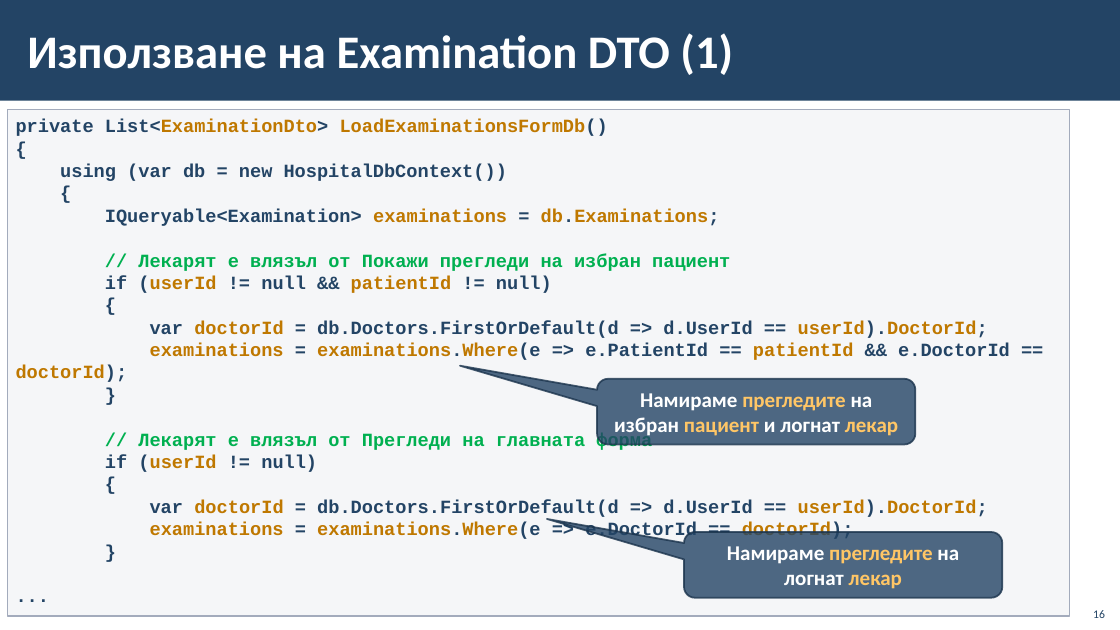
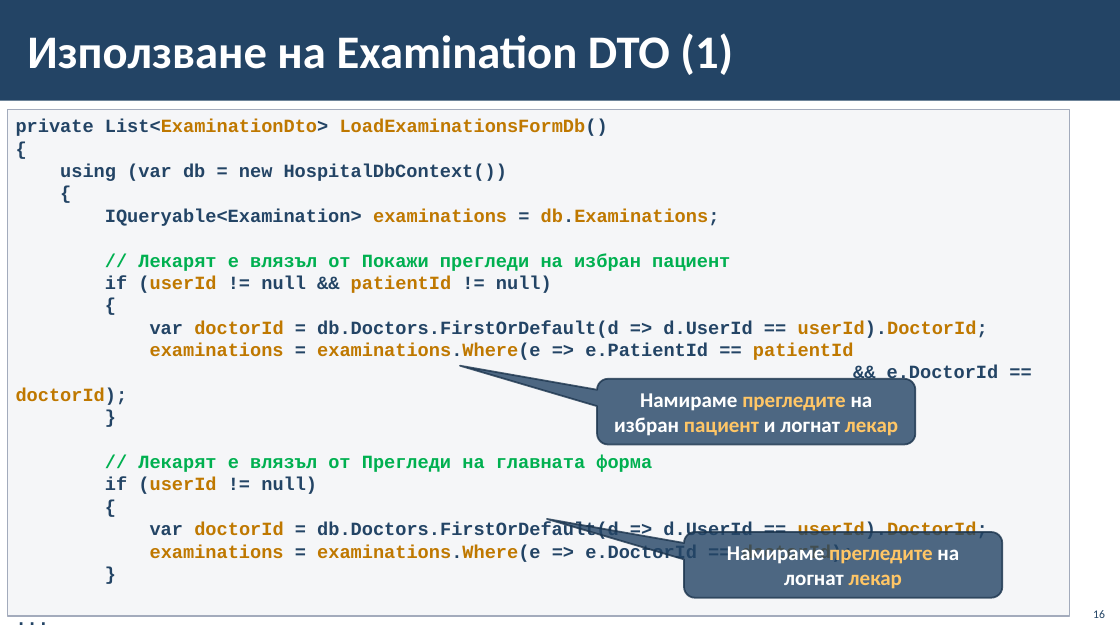
Before and after one commit to BG-IT-Edu/School-Programming, a slide deck: slide 16 of Courses/Software-Sciences/Module-4-Information-Systems-New/12-Implementation-of-Information-System/12.3-Implementation-of-Information-System.pptx. Drawn at 1120x630 pixels with LibreOffice and Linux fonts; fonts in the diff are those of the drawing; background and template pictures are left out. Boxes give left, top, right and bottom in pixels: in the first picture for what was removed or moved away, otherwise in the second. Text is boxed around its words. In the diff, an @@ line names an element or a change of style, - is before the commit and + after.

```diff
--- a/Courses/Software-Sciences/Module-4-Information-Systems-New/12-Implementation-of-Information-System/12.3-Implementation-of-Information-System.pptx
+++ b/Courses/Software-Sciences/Module-4-Information-Systems-New/12-Implementation-of-Information-System/12.3-Implementation-of-Information-System.pptx
@@ text in rectangle at (x1=16, y1=343, x2=999, y2=405): text changed @@
-examinations = examinations.Where(e => e.PatientId == patientId && e.DoctorId == doctorId);
+examinations = examinations.Where(e => e.PatientId == patientId
+&& e.DoctorId == doctorId);
```
Also in this commit, not shown: 23 other slides changed.
